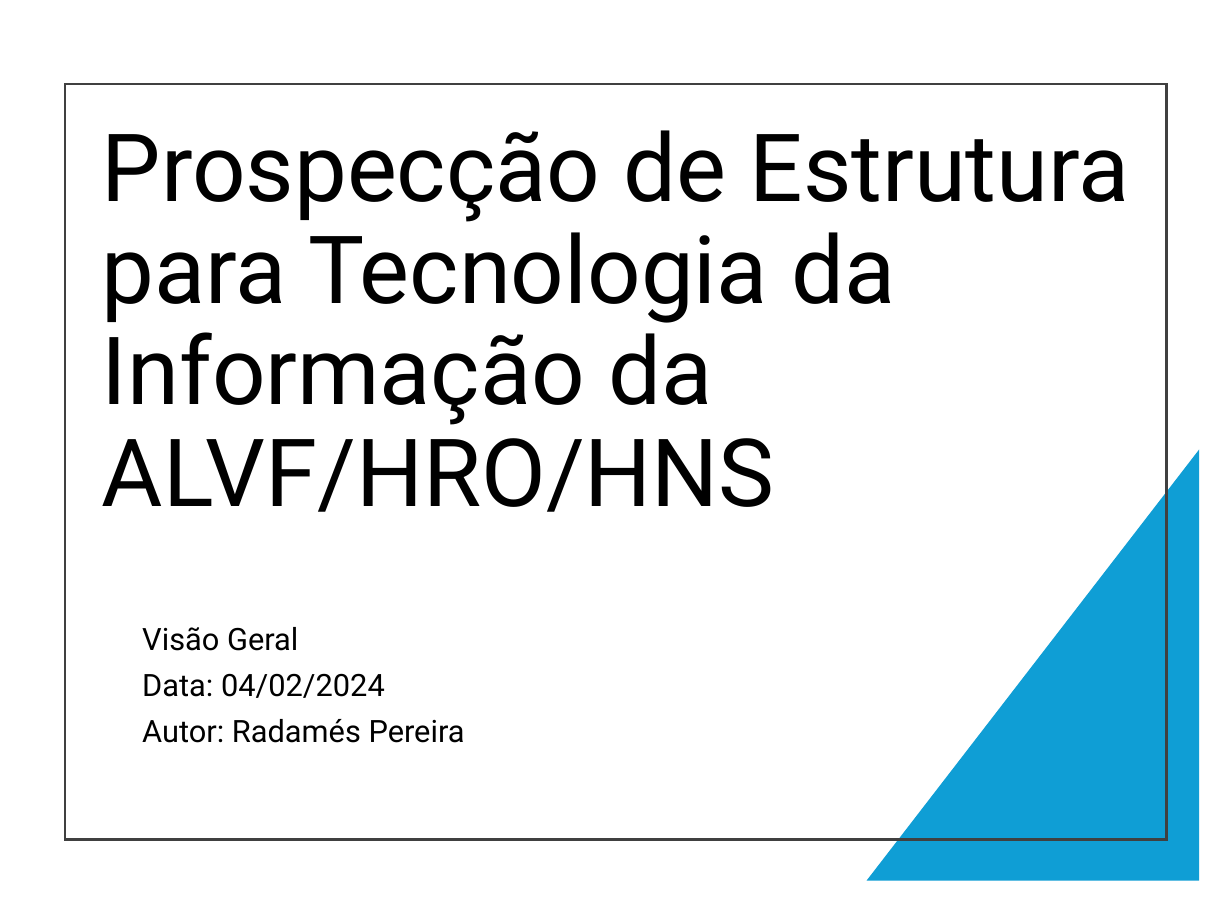
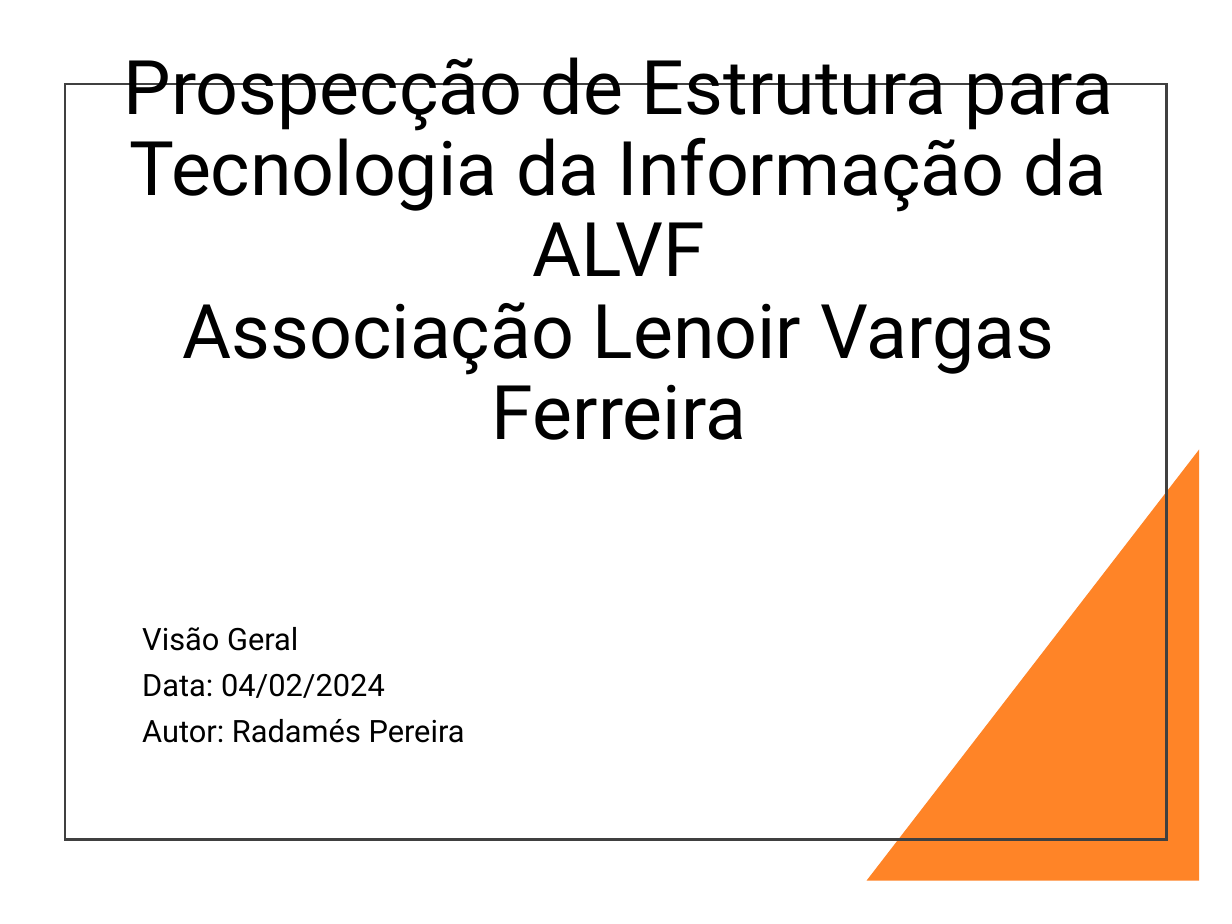
Before and after one commit to ProjetosALVF/ALVF_ProspeccaoGestao_TI, a slide deck: slide 1 of ALVF_Estrutura_de_TI_ConselhoDe Administracao_Fev_2025/Apresentação_ProspecçãodaEstrutura_SI_ALVF.pptx. Drawn at 1232x924 pixels with LibreOffice and Linux fonts; fonts in the diff are those of the drawing. Boxes give left, top, right and bottom in pixels: in the first picture for what was removed or moved away, otherwise in the second. Text is boxed around its words. In the diff, an @@ line names an element or a change of style, - is before the commit and + after.

```diff
--- a/ALVF_Estrutura_de_TI_ConselhoDe Administracao_Fev_2025/Apresentação_ProspecçãodaEstrutura_SI_ALVF.pptx
+++ b/ALVF_Estrutura_de_TI_ConselhoDe Administracao_Fev_2025/Apresentação_ProspecçãodaEstrutura_SI_ALVF.pptx
@@ title at box(124, 57, 1113, 440): text changed; size 55 to 44 pt @@
-Prospecção de Estrutura para Tecnologia da Informação da ALVF/HRO/HNS
+Prospecção de Estrutura para Tecnologia da Informação da ALVF
+Associação Lenoir Vargas Ferreira
@@ right triangle at box(866, 450, 1199, 881): fill #0F9ED5 to #FF8427 @@
```
Also in this commit, not shown: 13 other slides changed, 1 slide added.
